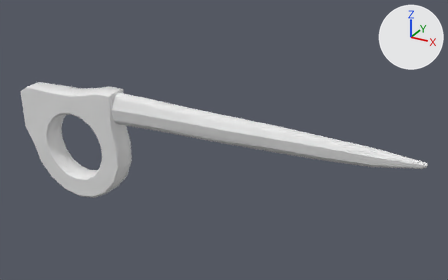
The Blender file 테스트용 3D모델/블렌더 파일/piton.blend: old version first, new version second.
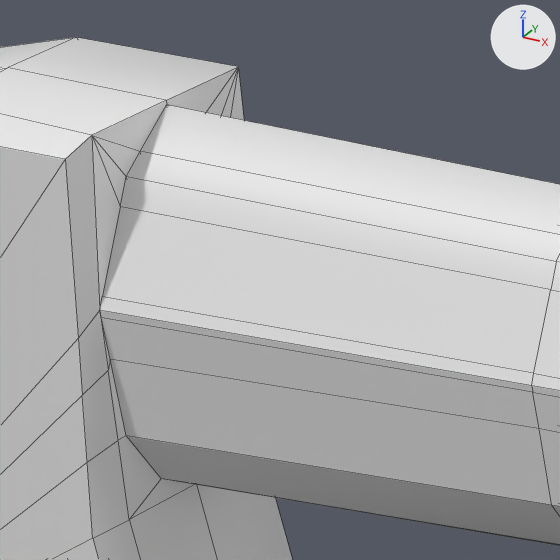
Each version is shown whole from a 50 mm lens placed at (3.088, -3.845, 1.986), pointed at (0.866, 0.193, -0.033), then close up on the part from 23% to 34% of the width and 30% to 47% of the height. The lights are fixed; the arrows at upper right show +X, +Y and +Z. The close-ups show mesh edges as thin lines. Materials are left out; every surface is plain grey.
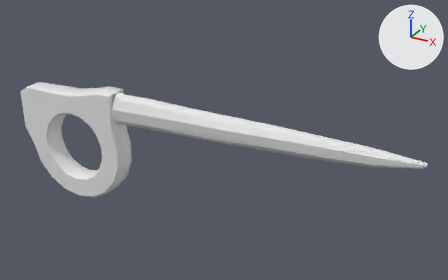
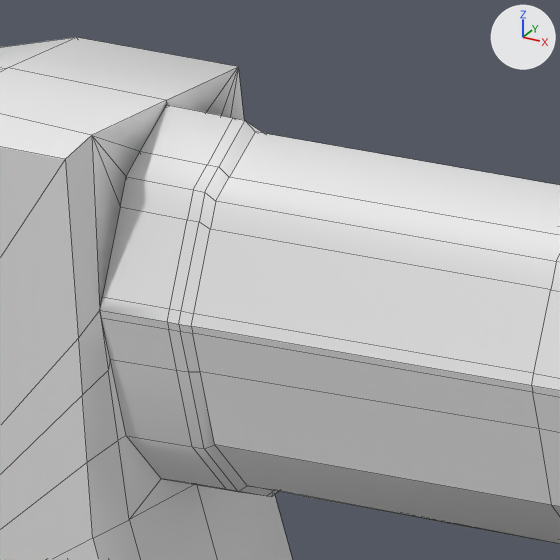
Where the change shows, as pixel boxes [x1, y1, x2, y2] in the close-ups (560 x 560 px):
'Cylinder', reshaped, modifiers changed: [0, 37, 560, 560] in both
part 1 of me_cylinder, built on: before [100, 105, 560, 545]; after [100, 83, 560, 544]

What the commit changed:
me_cylinder is used by ob_cylinder; location (-0.4877, 0.0, -0.2735); rotation (1.571, 0.0, 0.0), in degrees (90, 0, 0); scale (0.505, 0.505, 0.0774).
me_cylinder had 243 vertices, 218 faces and spanned x -1.17..5.91, y -1.0..1.11, z 0.0..1.26.
me_cylinder now has 492 vertices, 502 faces and spans x -1.17..5.91, y -1.0..1.11, z -1.26..1.26.
Part 1, on me_cylinder:
11 faces are deleted.
212 vertices are added at x -1.17..5.88, y -0.96..1.11, z -1.26..1.14.
37 new vertices lie (0.0, 0.0, -1.0) away from vertices in x -1.16..0.98, y -1.0..1.11, z 0.0.
295 new faces join them.
Object 'Cylinder' (ob_cylinder) loses its MIRROR modifier named 'Mirror'.
Modifier setting removed (it was use_axis = (False, False, True)).
Modifier setting removed (it was use_clip = True).
